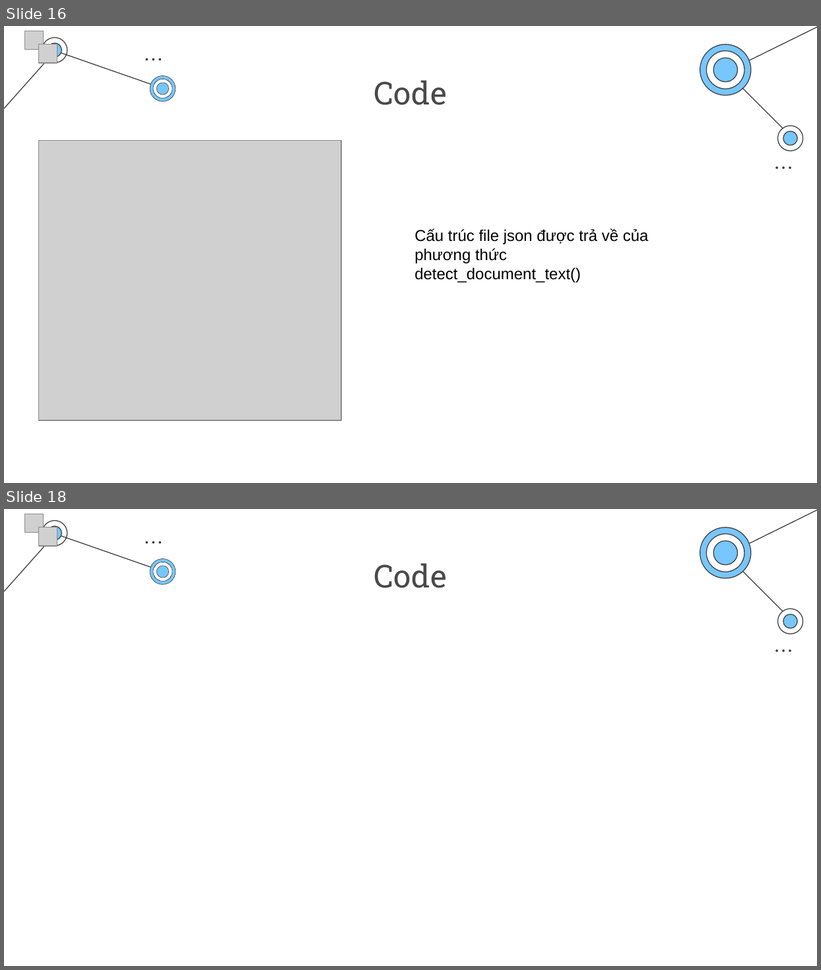
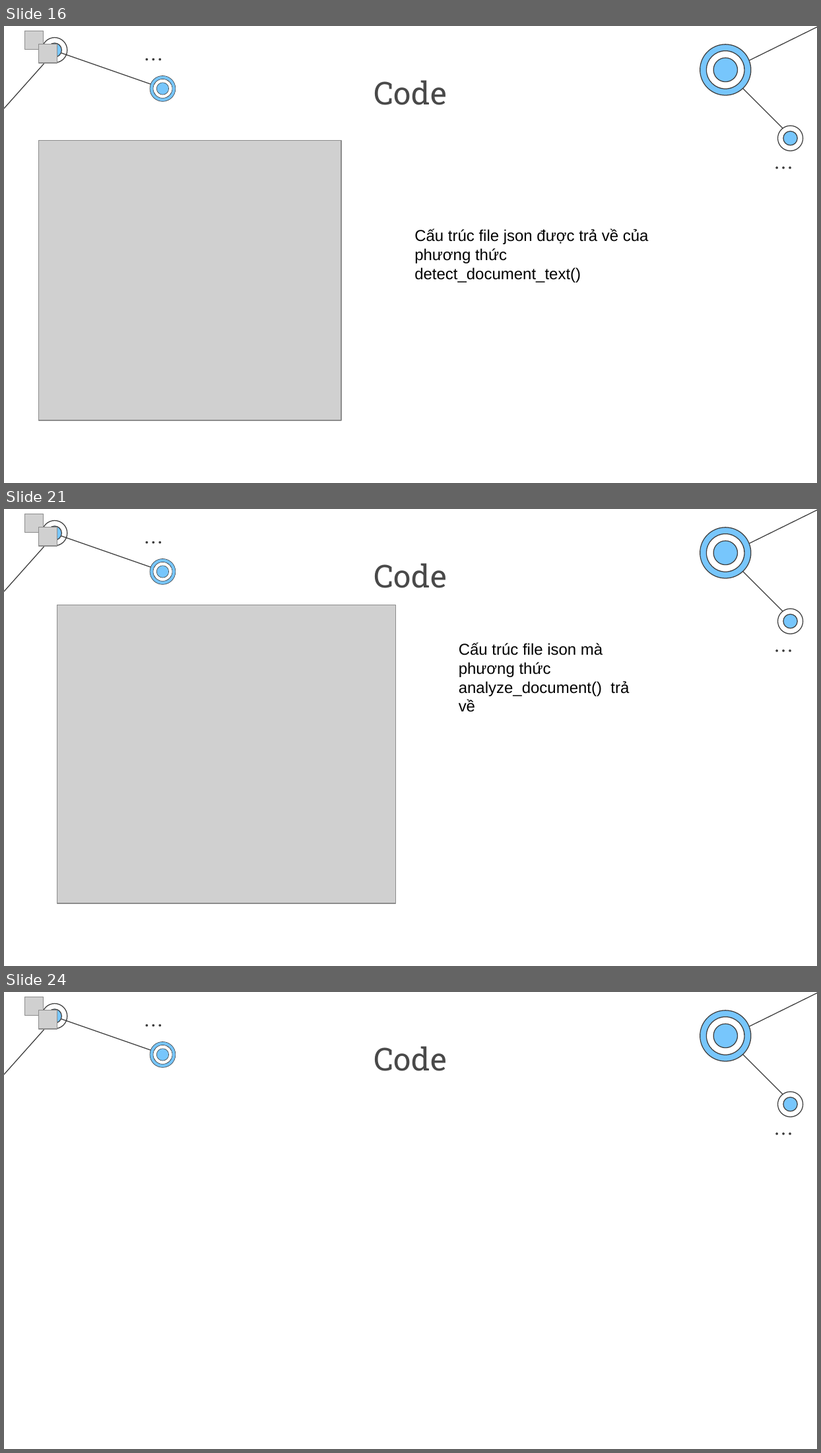
Before and after one commit to HiImLeVanAnhDuc/Amazon-Textract-Project-IC-, a slide deck: Báo cáo.pptx. Shown one above the other, each under a label of ours: slides 16 and 18 before the commit, slides 16, 21 and 24 after it; the slides between them are not shown. The pictures are 821x970 and 821x1453 pixels, drawn with LibreOffice and Linux fonts; fonts in the diff are those of the drawing; grey boxes stand for pictures; background and template pictures are left out. Boxes give left, top, right and bottom in pixels: in the first picture for what was removed or moved away, otherwise in the second. Text is boxed around its words. In the diff, an @@ line names an element or a change of style, - is before the commit and + after.

```diff
--- a/Báo cáo.pptx
+++ b/Báo cáo.pptx
@@ slide 21 added at [4, 509, 817, 966], background #FFFFFF; not listed: 29 template elements that a slide beside it also shows @@
@@ picture added at [25, 514, 44, 533] @@
@@ picture added at [38, 527, 57, 547] @@
@@ title added at [374, 563, 447, 588], 28 pt, text #494949 @@
+Code
@@ picture added at [57, 605, 395, 904] @@
@@ text added at [459, 642, 629, 712], 14 pt, text #000000 @@
+Cấu trúc file ison mà phương thức analyze_document() trả về
@@ what was slide 18 is now slide 24 @@
```
Also in this commit, not shown: 9 slides changed, 5 other slides added, 1 other file.
